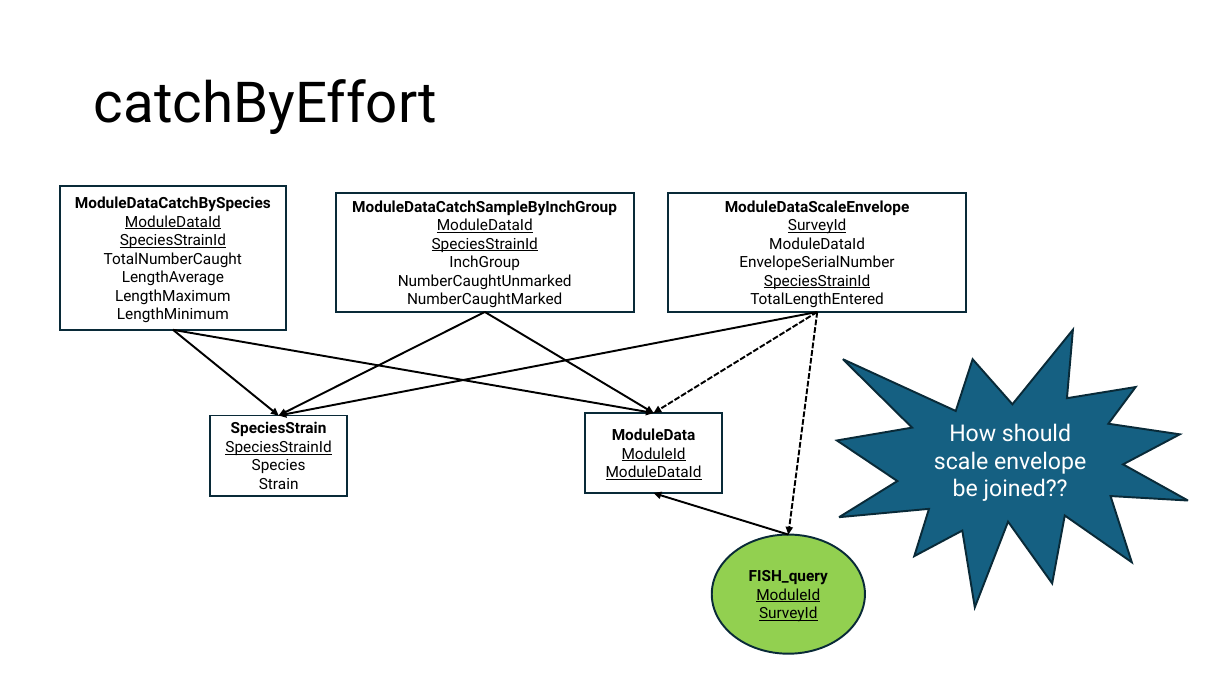
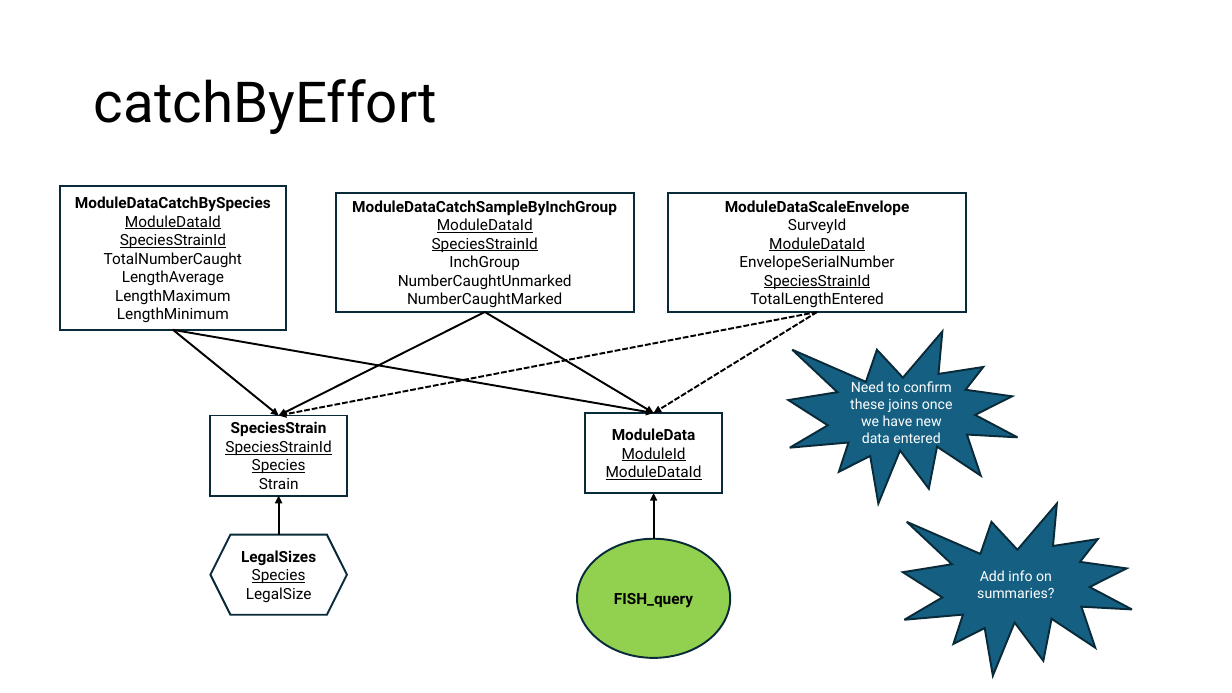
Before and after one commit to DNRFISH/MFA, a slide deck: slide 3 of dev/MFA_table_joins.pptx. Drawn at 1232x693 pixels with LibreOffice and Linux fonts; fonts in the diff are those of the drawing. Boxes give left, top, right and bottom in pixels: in the first picture for what was removed or moved away, otherwise in the second. Text is boxed around its words. In the diff, an @@ line names an element or a change of style, - is before the commit and + after.

Commit message:
updated catchByEffort and catch_table_summary

```diff
--- a/dev/MFA_table_joins.pptx
+++ b/dev/MFA_table_joins.pptx
@@ text in rectangle at (769,218,865,251): underline off in "SurveyId"; underline on in "ModuleDataId" @@
@@ arrow (817, 312) - (279, 416): stroke #000000 1.5 pt to #000000 1.5 pt dashed @@
@@ arrow removed from (817, 312) to (788, 535) @@
@@ irregular seal added at (788,332,1018,504), fill #156082, outline #092A39 1.5 pt, 11 pt, text #FFFFFF @@
+Need to confirm these joins once we have new data entered
@@ irregular seal removed at (837,330,1189,607) @@
-How should scale envelope be joined??
@@ text in rectangle at (252,459,306,473): underline on in "Species" @@
@@ arrow added from (279, 535) to (279, 495), #000000 1.5 pt @@
@@ arrow moved from (788, 535) - (653, 494) to (653, 539) - (653, 494) @@
@@ irregular seal added at (903,504,1132,676), fill #156082, outline #092A39 1.5 pt, 11 pt, text #FFFFFF @@
+Add info on summaries?
@@ hexagon added at (211,535,348,616), outline #092A39 1.5 pt, 12 pt, text #000000 @@
+LegalSizes
+Species
+LegalSize
@@ ellipse "FISH_query": place and size @@
-ellipse "FISH_query" at (712,535,865,654)
+ellipse "FISH_query" at (577,539,730,658)
@@ text in ellipse at (756,588,820,622): paragraphs removed @@
-ModuleId
-SurveyId
```
Also in this commit, not shown: 2 other slides changed, 1 slide added, 1 slide removed.
